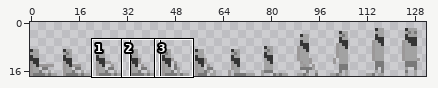
Edited in one commit: sprite sheet (game/assets/images/f_sit_stand-sheet.png). The first picture is a wide view before the edit; the outline marks the close-up.
Close-up. Earlier state:
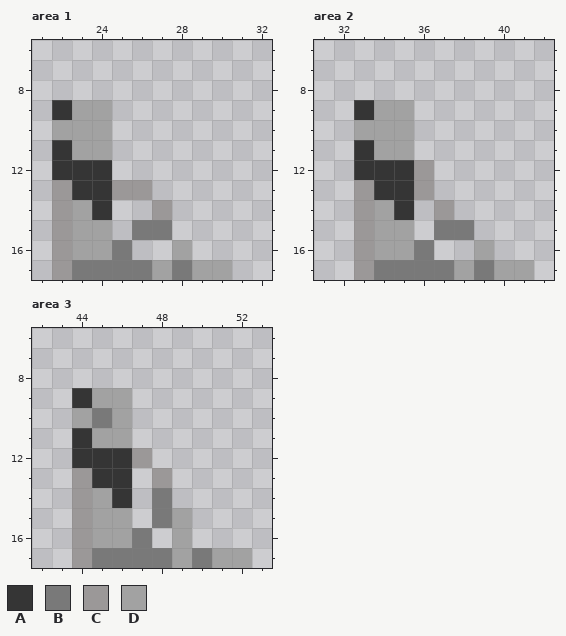
The file is 132x18 pixels. Shown: area 1: x 21..32, y 6..17; area 2: x 31..42, y 6..17; area 3: x 42..53, y 6..17. The commit also changed other parts of the picture, which this record leaves out.
Palette (. is transparent): A #353535  B #797979  C #9b9898  D #a2a2a2
Pixels before, area 1, first column x 22:
 9 ADD......
10 DDD......
11 ADD......
12 AAA......
13 CAACC....
14 CDA..C...
15 CDD.BB...
16 CDDB..D..
17 CBBBBDBDD
Pixels before, area 2, first column x 33:
 9 ADD......
10 DDD......
11 ADD......
12 AAAC.....
13 CAAC.....
14 CDA.C....
15 CDD.BB...
16 CDDB..D..
17 CBBBBDBDD
Pixels before, area 3, first column x 44:
 9 ADD......
10 DBD......
11 ADD......
12 AAAC.....
13 CAA.C....
14 CDA.B....
15 CDD.BD...
16 CDDB.D...
17 CBBBBDBDD
After the commit:
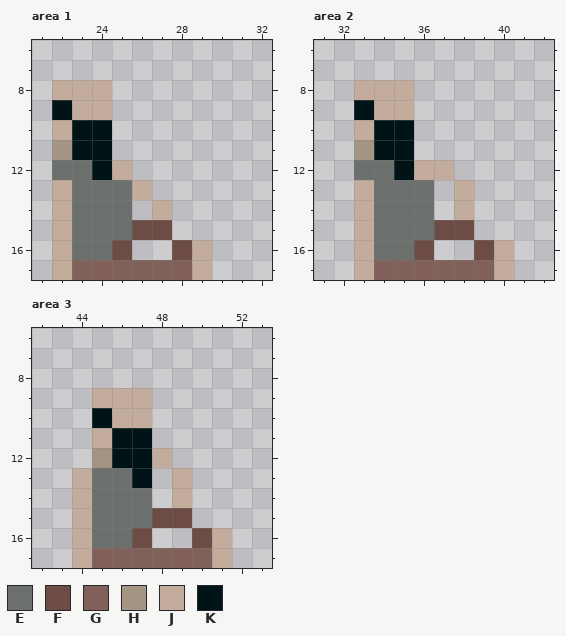
Colours new in this view: E #6c706c  F #6c4c44  G #806058  H #a49484  J #c4ac9c  K #001418
What changed:
Changed rows in their new state; - is an unchanged pixel.
Area 1:
first column x 22:
 8 JJJ------
 9 KJJ------
10 JKK------
11 HKK------
12 EEKJ-----
13 JEEEJ----
14 JEEE-J---
15 JEEEFF---
16 JEEF--FJ-
17 JGGGGGGJ.
Area 2:
first column x 33:
 8 JJJ------
 9 KJJ------
10 JKK------
11 HKK------
12 EEKJJ----
13 JEEE-J---
14 JEEE.J---
15 JEEEFF---
16 JEEF--FJ-
17 JGGGGGGJ.
Area 3:
first column x 44:
 9 .JJJ-----
10 .KJJ-----
11 .JKK-----
12 .HKKJ----
13 JEEK.J---
14 JEEE.J---
15 JEEEFF---
16 JEEF-.FJ-
17 JGGGGGGJ.
